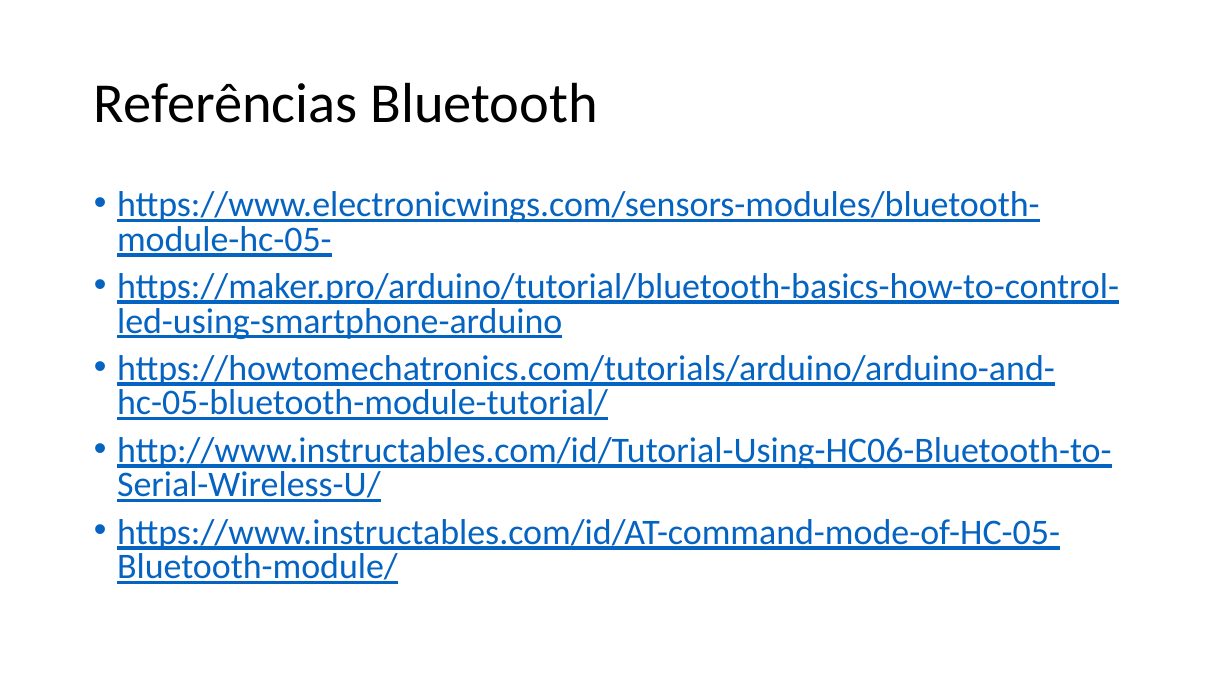
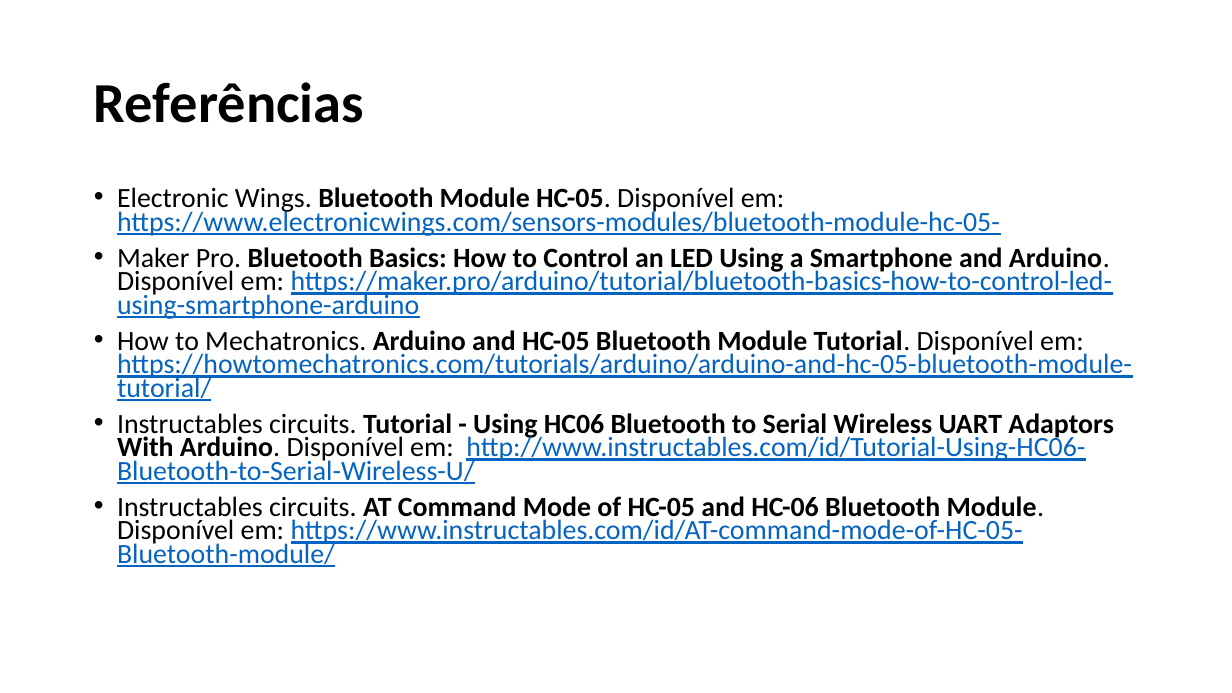
Before and after one commit to salmo-jr/public-slides, a slide deck: slide 51 of arduino-bluetooth.pptx. Drawn at 1232x693 pixels with LibreOffice and Linux fonts; fonts in the diff are those of the drawing. Boxes give left, top, right and bottom in pixels: in the first picture for what was removed or moved away, otherwise in the second. Text is boxed around its words. In the diff, an @@ line names an element or a change of style, - is before the commit and + after.

Commit message:
referências e tema

```diff
--- a/arduino-bluetooth.pptx
+++ b/arduino-bluetooth.pptx
@@ title at bbox=[94, 82, 364, 123]: text changed; bold on @@
-Referências Bluetooth
+Referências
@@ text at bbox=[117, 187, 1132, 567]: text changed; size 28 to 21.7 pt @@
-• https://www.electronicwings.com/sensors-modules/bluetooth-module-hc-05-
-• https://maker.pro/arduino/tutorial/bluetooth-basics-how-to-control-led-using-smartphone-arduino
-• https://howtomechatronics.com/tutorials/arduino/arduino-and-hc-05-bluetooth-module-tutorial/
-• http://www.instructables.com/id/Tutorial-Using-HC06-Bluetooth-to-Serial-Wireless-U/
-• https://www.instructables.com/id/AT-command-mode-of-HC-05-Bluetooth-module/
+• Electronic Wings. Bluetooth Module HC-05. Disponível em: https://www.electronicwings.com/sensors-modules/bluetooth-module-hc-05-
+• Maker Pro. Bluetooth Basics: How to Control an LED Using a Smartphone and Arduino. Disponível em: https://maker.pro/arduino/tutorial/bluetooth-basics-how-to-control-led-using-smartphone-arduino
+• How to Mechatronics. Arduino and HC-05 Bluetooth Module Tutorial. Disponível em: https://howtomechatronics.com/tutorials/arduino/arduino-and-hc-05-bluetooth-module-tutorial/
+• Instructables circuits. Tutorial - Using HC06 Bluetooth to Serial Wireless UART Adaptors With Arduino. Disponível em: http://www.instructables.com/id/Tutorial-Using-HC06-Bluetooth-to-Serial-Wireless-U/
+• Instructables circuits. AT Command Mode of HC-05 and HC-06 Bluetooth Module. Disponível em: https://www.instructables.com/id/AT-command-mode-of-HC-05-Bluetooth-module/
```
Also in this commit, not shown: 50 other slides changed, 1 slide added, 1 slide removed.
